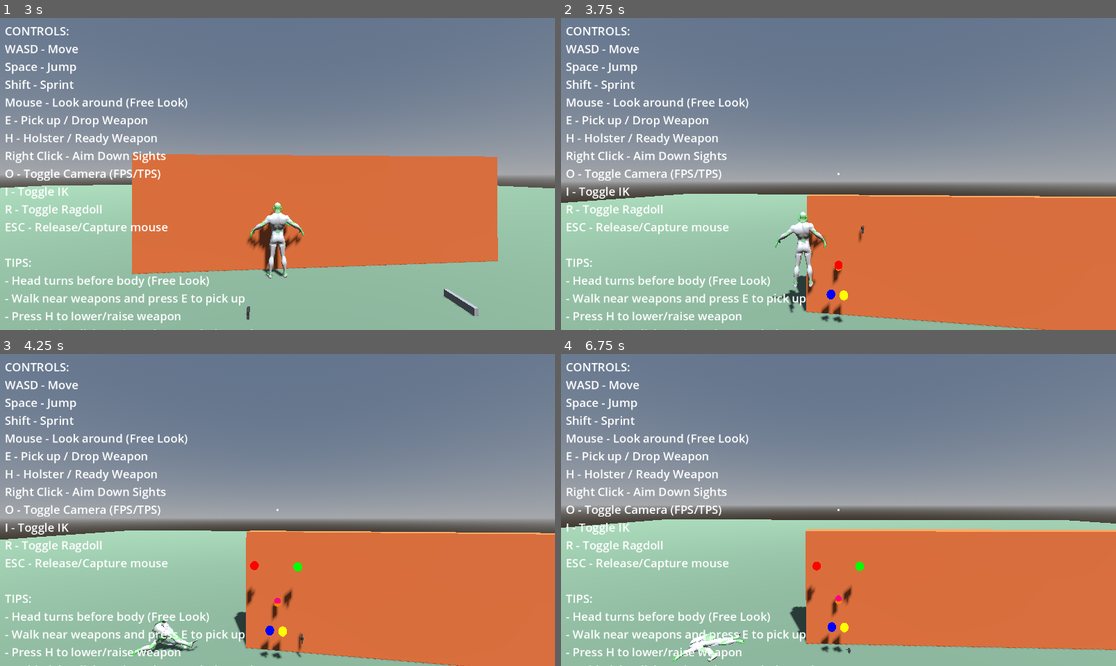
Above: before the commit, frames 1-4 (two rows, left to right).
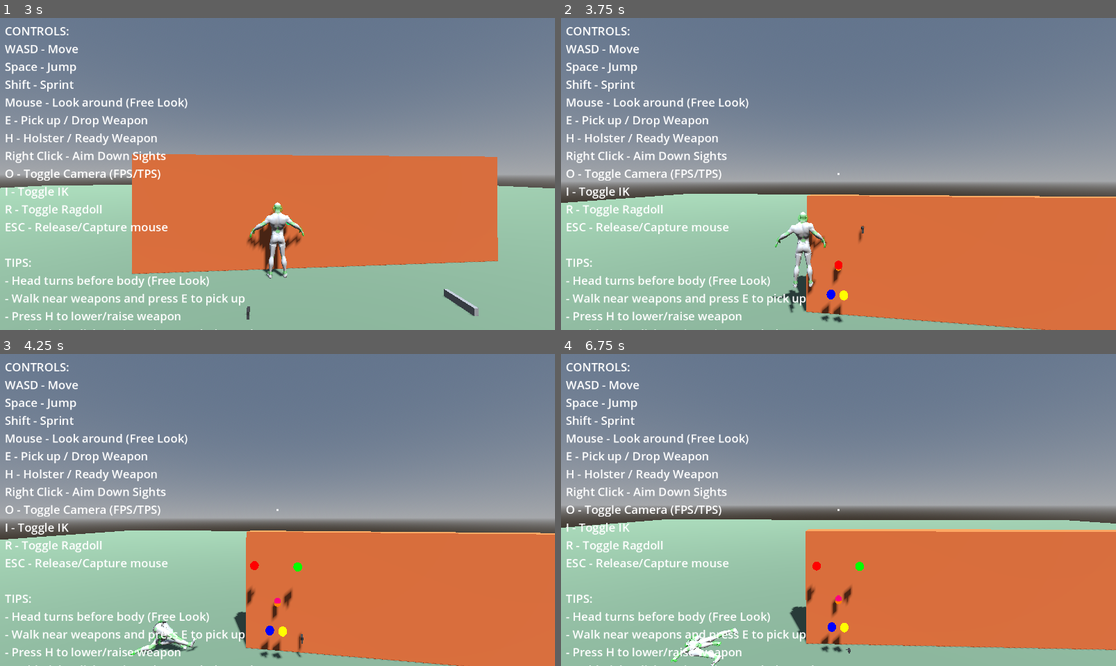
Above: after the commit, the same moments.

Repository: lmf-git/fpsikanimragdoll
Game: Godot game, scene res://world.tscn
Two runs of this game, one before a commit and one after it. Both use one fixed random seed, a clock stepped at 60 frames per second and the inputs below.
Inputs (mouse positions are in pixels of both pictures, inside the frame that each line leads up to):
- Up to frame 1 (3 s): tap Enter at 0.5 s; move the mouse to (271, 180) at 0.52 s; hold W (move_forward) 0.53-2.78 s; tap E at 0.6, 1.55, 2.3 s; click (271, 180) at 0.67 s; tap Space (jump) at 0.77, 1.52, 2 s; move the mouse to (316, 177) at 1.27 s; tap Shift (sprint) at 1.35 s; move the mouse to (233, 170) at 2.02 s; hold O (toggle_camera) 2.03-2.78 s; move the mouse to (283, 174) at 2.77 s; hold A (move_left) from 2.78 s (still down); tap I (toggle_ik) at 2.85 s; click (283, 174) at 2.92 s
- Up to frame 2 (3.75 s): tap Space (jump) at 3.02 s; tap E at 3.05 s; move the mouse to (816, 167) at 3.52 s; release A (move_left) at 3.53 s; hold W (move_forward) from 3.53 s (still down); hold R (toggle_ragdoll) from 3.53 s (still down)
- Up to frame 3 (4.25 s): keep holding W (move_forward); keep holding R (toggle_ragdoll); tap Space (jump) at 3.77 s; tap E at 3.8 s
- Up to frame 4 (6.75 s): move the mouse to (866, 510) at 4.27 s; release R (toggle_ragdoll) at 4.28 s; tap E at 4.35, 5.3, 6.05, 6.6 s; tap Space (jump) at 4.52, 6.02 s; move the mouse to (810, 510) at 5.02 s; hold Ctrl 5.03-5.78 s; click (810, 510) at 5.17 s; move the mouse to (849, 503) at 5.77 s; release W (move_forward) at 5.78 s; hold D (move_right) 5.78-6.53 s; tap H at 5.85 s; move the mouse to (832, 516) at 6.52 s; hold W (move_forward) from 6.53 s (still down)

Frame 1 is identical in both runs. In frame 2, less than 0.1% of the frame differs, in the area x 39-48%, y 63-86%; in frame 3, 0.2%; in frame 4, 0.5%, in the area x 19-34%, y 87-100%.

Commit message:
Remove debug logs and adjust elbow positioning for better hand alignment
Debug Log Cleanup:
- Removed all DEBUG print statements from _update_weapon_to_hand()
- Removed debug section from pickup_weapon() function
- Console output now clean and minimal

Elbow Positioning Improvements:
- Moved elbows to 50% along arm (was 40%) - further from shoulder
- Reduced outward offset: 0.2m (was 0.3m) - less aggressive
- Reduced downward offset: 0.1m (was 0.15m) - more natural
- Applied to both right and left arms

Result:
- Hands should now grip weapon more naturally without pointing inward
- Elbows positioned at natural midpoint with gentle offset
- No more spammy console output

Diff:
--- a/character_controller.gd
+++ b/character_controller.gd
@@ -1374,22 +1374,6 @@
 		equipped_weapon = weapon
 		nearby_weapon = null
 
-		# Debug: Verify weapon attachment
-		print("DEBUG: Weapon equipped!")
-		if right_hand_attachment:
-			print("  BoneAttachment position: ", right_hand_attachment.global_position)
-		else:
-			print("  BoneAttachment position: NULL")
-		if equipped_weapon.get_parent():
-			print("  Weapon parent: ", equipped_weapon.get_parent().name)
-		else:
-			print("  Weapon parent: NULL")
-		print("  Weapon global position: ", equipped_weapon.global_position)
-		print("  Weapon local position: ", equipped_weapon.position)
-		if skeleton and right_hand_bone_id >= 0:
-			var hand_bone_global = skeleton.global_transform * skeleton.get_bone_global_pose(right_hand_bone_id)
-			print("  Hand bone global position: ", hand_bone_global.origin)
-
 		# Weapon is now parented to hand bone and will automatically follow IK transforms
 
 func _shoot_weapon():
@@ -1987,13 +1971,13 @@
 		var aim_right = aim_direction.cross(up_ref).normalized()
 		var aim_down = aim_right.cross(aim_direction).normalized()
 
-		# Position elbow out to the side and down to create natural arm bend
-		# Position elbow partway along the line from chest to hand
-		var elbow_pos = anchor_transform.origin + chest_to_hand * 0.4
-
-		# Moderate offset to the right and down for natural bend
-		elbow_pos += aim_right * 0.3   # To the right (reduced from 0.5)
-		elbow_pos += aim_down * 0.15   # Down for natural drop (reduced from 0.25)
+		# Position elbow along the line from chest to hand with slight offset
+		# Position elbow halfway along the arm
+		var elbow_pos = anchor_transform.origin + chest_to_hand * 0.5
+
+		# Gentle offset to the right and down for natural bend
+		elbow_pos += aim_right * 0.2   # Gentle outward offset
+		elbow_pos += aim_down * 0.1    # Gentle downward offset
 
 		right_elbow_target.global_position = elbow_pos
 
@@ -2016,12 +2000,12 @@
 			var aim_right = aim_direction.cross(up_ref).normalized()
 			var aim_down = aim_right.cross(aim_direction).normalized()
 
-			# Position elbow out to the left side and down to create natural arm bend
-			var elbow_pos = anchor_transform.origin + chest_to_hand * 0.4
-
-			# Moderate offset to the left and down for natural bend
-			elbow_pos += aim_right * -0.3   # To the left (reduced from -0.5)
-			elbow_pos += aim_down * 0.15    # Down for natural drop (reduced from 0.25)
+			# Position elbow along the line from chest to hand with slight offset
+			var elbow_pos = anchor_transform.origin + chest_to_hand * 0.5
+
+			# Gentle offset to the left and down for natural bend
+			elbow_pos += aim_right * -0.2   # Gentle outward offset
+			elbow_pos += aim_down * 0.1     # Gentle downward offset
 
 			left_elbow_target.global_position = elbow_pos
 
@@ -2041,18 +2025,14 @@
 func _update_weapon_to_hand():
 	"""Position weapon to follow IK-transformed hand bone (called AFTER IK is applied)"""
 	if not equipped_weapon:
-		print("DEBUG: _update_weapon_to_hand() - no equipped_weapon")
 		return
 	if not skeleton:
-		print("DEBUG: _update_weapon_to_hand() - no skeleton")
 		return
 	if right_hand_bone_id < 0:
-		print("DEBUG: _update_weapon_to_hand() - invalid right_hand_bone_id: ", right_hand_bone_id)
 		return
 
 	# Get the IK-transformed hand bone transform
 	var right_hand_transform = skeleton.global_transform * skeleton.get_bone_global_pose(right_hand_bone_id)
-	print("DEBUG: _update_weapon_to_hand() - hand transform: ", right_hand_transform.origin)
 
 	# Get camera for aim direction
 	var active_camera = fps_camera if camera_mode == 0 else tps_camera
@@ -2077,14 +2057,11 @@
 		var grip_local_pos = equipped_weapon.main_grip.position
 		var grip_world_offset = equipped_weapon.global_transform.basis * grip_local_pos
 		equipped_weapon.global_position = right_hand_transform.origin - grip_world_offset
-
-		print("DEBUG: Weapon at hand, pointing camera direction: ", equipped_weapon.global_position)
 	else:
 		# Fallback: point weapon forward from hand position
 		var camera_forward = -active_camera.global_transform.basis.z
 		equipped_weapon.global_position = right_hand_transform.origin
 		equipped_weapon.look_at(right_hand_transform.origin + camera_forward * 10.0, Vector3.UP)
-		print("DEBUG: No grip, weapon pointing camera aim")
 
 func _process(_delta):
 	# WEAPON UPDATE ORDER - CRITICAL for proper IK-based positioning:
